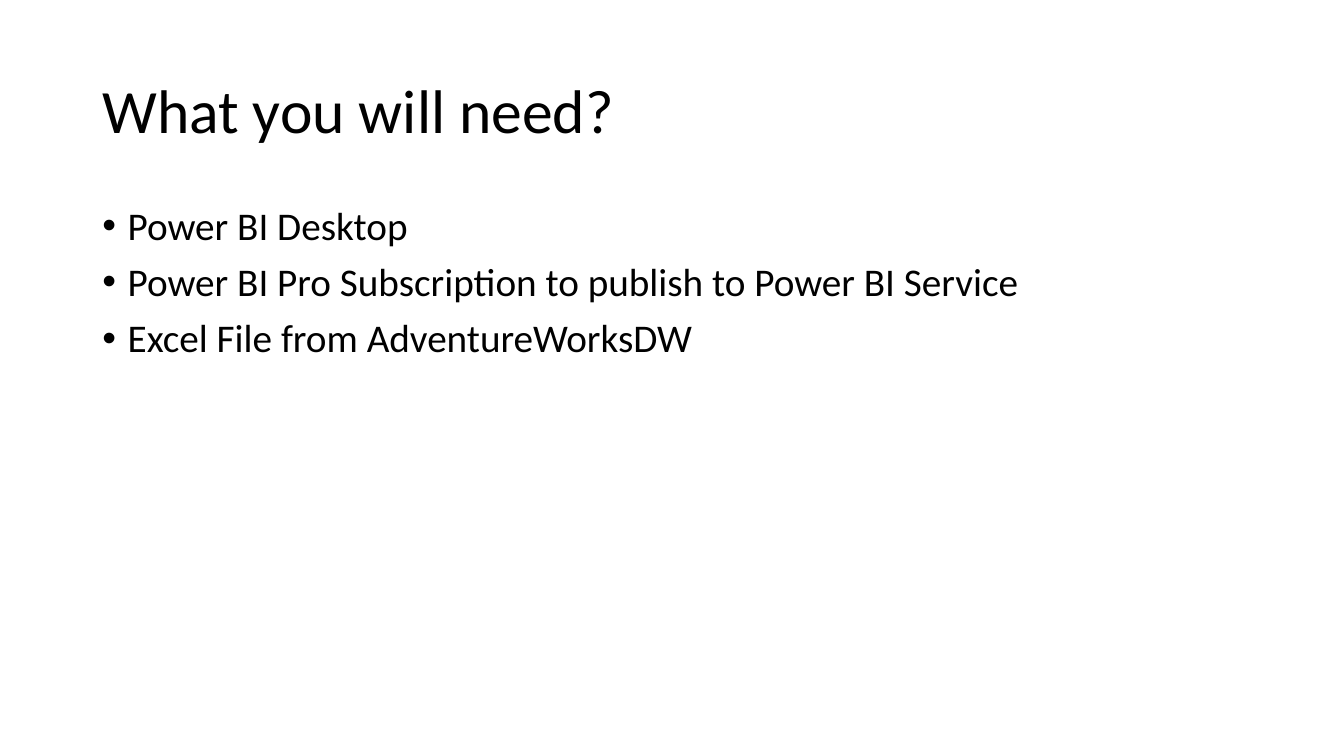
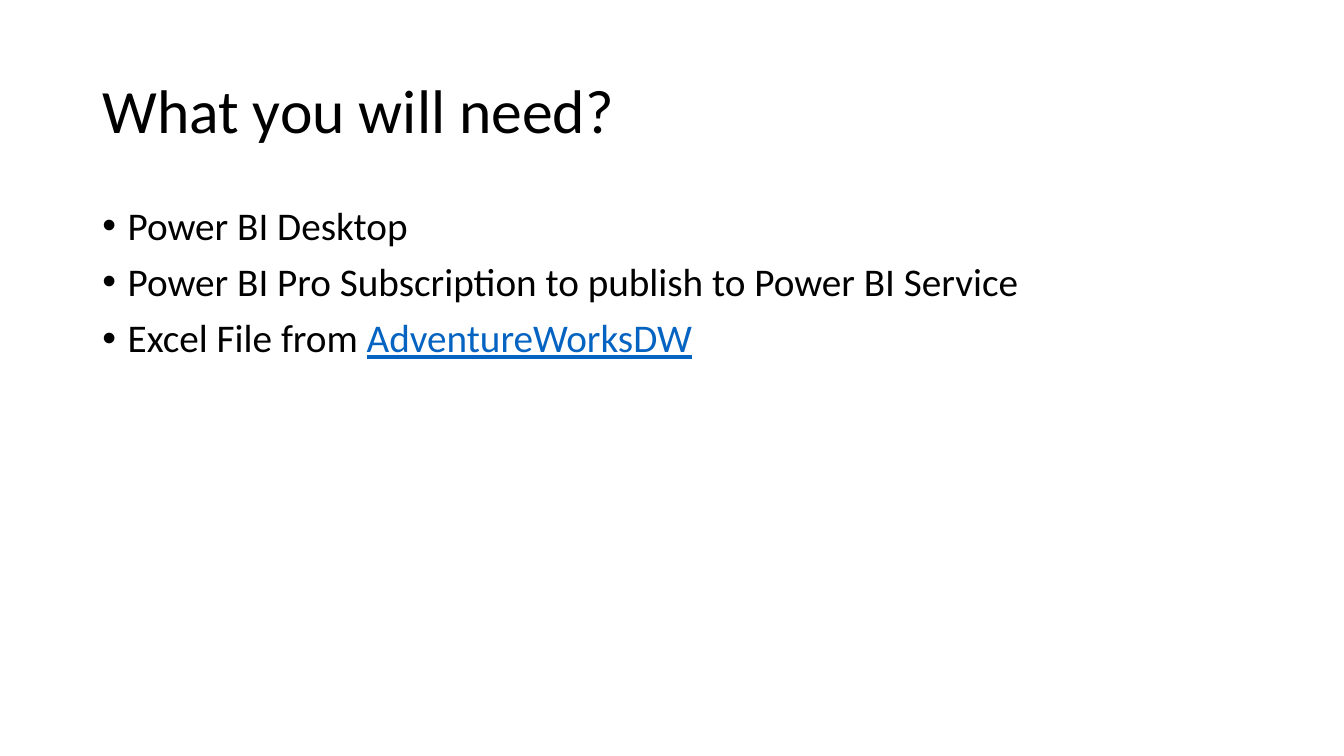
Before and after one commit to peterperov/PowerBIServer, a slide deck: slide 2 of Power BI Role Level Security.pptx. Drawn at 1344x756 pixels with LibreOffice and Linux fonts; fonts in the diff are those of the drawing. Boxes give left, top, right and bottom in pixels: in the first picture for what was removed or moved away, otherwise in the second. Text is boxed around its words. In the diff, an @@ line names an element or a change of style, - is before the commit and + after.

Commit message:
pps updated

```diff
--- a/Power BI Role Level Security.pptx
+++ b/Power BI Role Level Security.pptx
@@ text at (128, 324, 692, 359): text colour #000000 to #0563C1, underline on in "AdventureWorksDW" @@
```
Also in this commit, not shown: 15 slides added.
